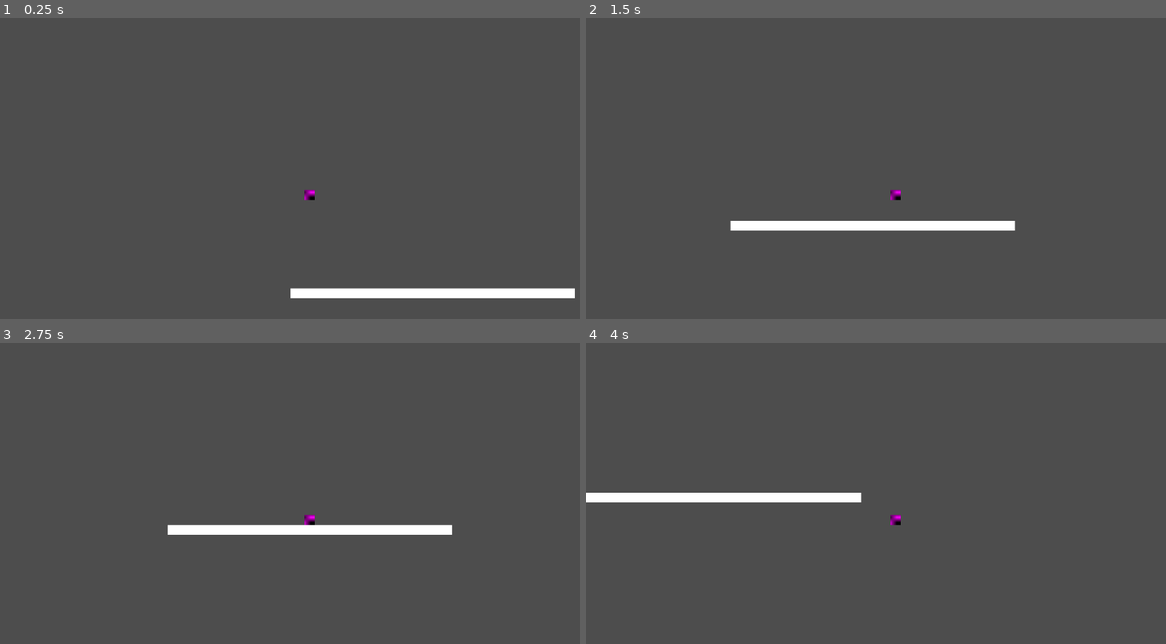
Above: before the commit, frames 1-4 (two rows, left to right).
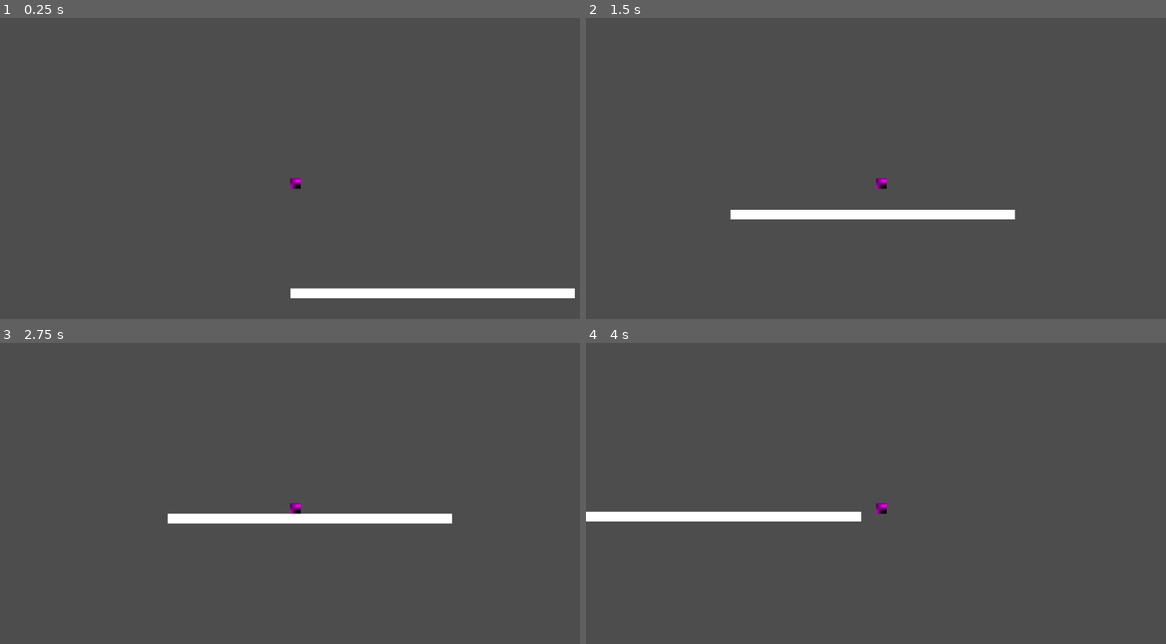
Above: after the commit, the same moments.

Repository: moumenerbh-sketch/bird
Game: Godot game, scene res://scense/test.tscn
Same seed, same stepped clock (60 frames per second), same inputs: the game is played once before the commit and once after it.
Inputs:
- Up to frame 1 (0.25 s): no input
- Up to frame 2 (1.5 s): hold D (right) from 0.53 s (still down); tap Space (jump) at 0.77 s
- Up to frame 3 (2.75 s): tap Space (jump) at 1.52 s; release D (right) at 2.03 s; hold Left (left) from 2.03 s (still down)
- Up to frame 4 (4 s): release Left (left) at 2.78 s; hold D (right) from 2.78 s (still down); tap Space (jump) at 3.02, 3.77 s

The runs differ from the first frame. In frame 1, 0.1% of the frame differs, in the area x 49-55%, y 53-61%; in frame 2, 3.3%; in frame 3, 3.4%, in the area x 28-78%, y 53-64%; in frame 4, 3.3%.

Commit message:
Update player.tscn

Diff:
--- a/scense/player.tscn
+++ b/scense/player.tscn
@@ -12,12 +12,12 @@
 script = ExtResource("1_7qrku")
 
 [node name="CollisionShape2D" type="CollisionShape2D" parent="." unique_id=336725777]
-position = Vector2(27, 22)
+position = Vector2(-0.07424164, 0.0144023895)
 shape = SubResource("RectangleShape2D_kc2or")
 
 [node name="MeshInstance2D" type="MeshInstance2D" parent="." unique_id=2091480459]
-position = Vector2(28, 22)
-scale = Vector2(-19.851515, 20.028805)
+position = Vector2(0.41259772, -0.2421748)
+scale = Vector2(-20.877836, 20.541956)
 mesh = SubResource("BoxMesh_rtp1y")
 texture = SubResource("ImageTexture_qc060")
 
